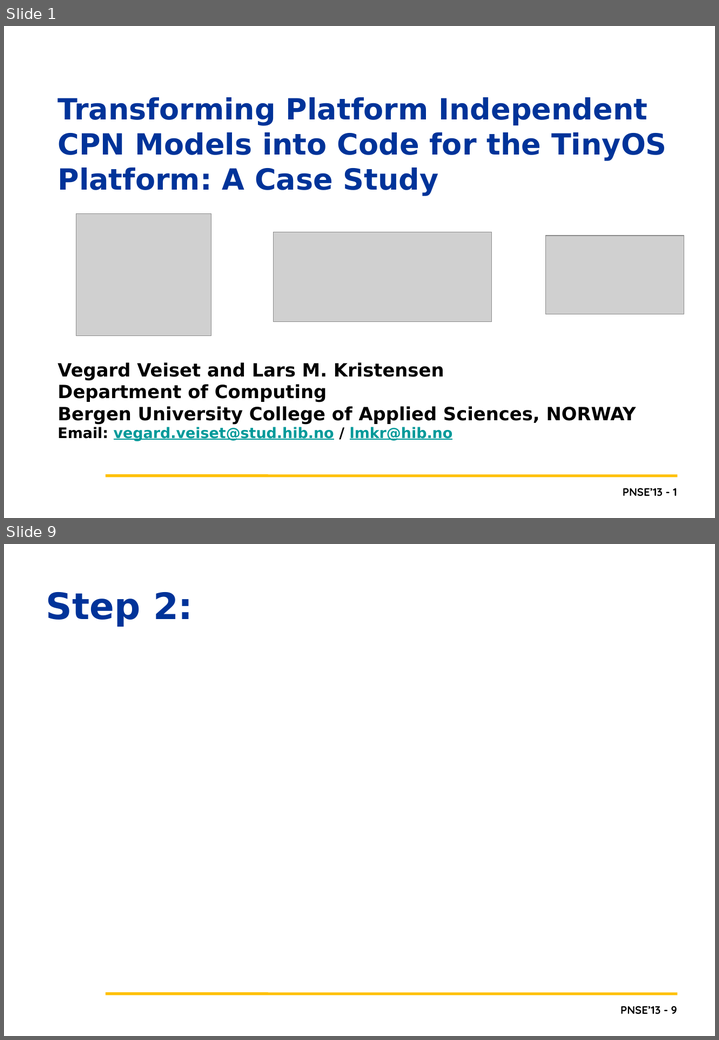
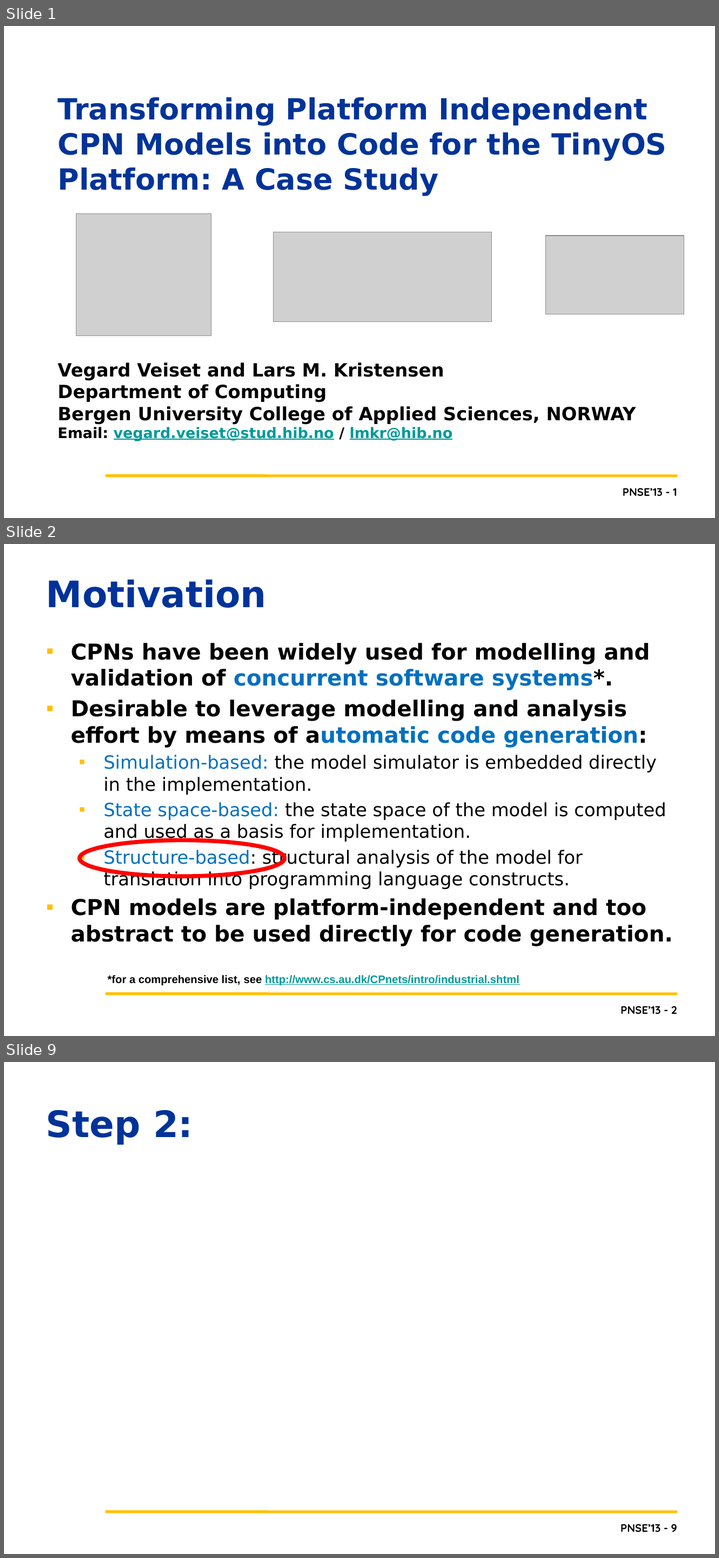
Before and after one commit to lmkr/pnse13roll, a slide deck: LMKPNSE2013.pptx. Shown one above the other, each under a label of ours: slides 1 and 9 before the commit, slides 1, 2 and 9 after it; the slides between them are not shown. The pictures are 719x1040 and 719x1558 pixels, drawn with LibreOffice and Linux fonts; fonts in the diff are those of the drawing; grey boxes stand for pictures; background and template pictures are left out. Boxes give left, top, right and bottom in pixels: in the first picture for what was removed or moved away, otherwise in the second. Text is boxed around its words. In the diff, an @@ line names an element or a change of style, - is before the commit and + after.

```diff
--- a/LMKPNSE2013.pptx
+++ b/LMKPNSE2013.pptx
@@ slide 2 added at [4,544,715,1036], background #FFFFFF; not listed: 2 template elements that a slide beside it also shows @@
@@ title added at [46,579,266,608], 40 pt, text #003399, bold @@
+Motivation
@@ text added at [71,643,673,946], 20 pt, text #000000 @@
+▪ CPNs have been widely used for modelling and validation of concurrent software systems*.
+▪ Desirable to leverage modelling and analysis effort by means of automatic code generation:
+  ▪ Simulation-based: the model simulator is embedded directly in the implementation.
+  ▪ State space-based: the state space of the model is computed and used as a basis for implementation.
+  ▪ Structure-based: structural analysis of the model for translation into programming language constructs.
+▪ CPN models are platform-independent and too abstract to be used directly for code generation.
@@ ellipse added at [80,840,284,876], outline #FF0000 4.5 pt @@
@@ text added at [108,975,519,986], 12 pt, text #009999, bold, underline @@
+  *for a comprehensive list, see http://www.cs.au.dk/CPnets/intro/industrial.shtml
```
Also in this commit, not shown: 6 slides changed, 1 other slide added, 2 slides removed, 1 other file.
